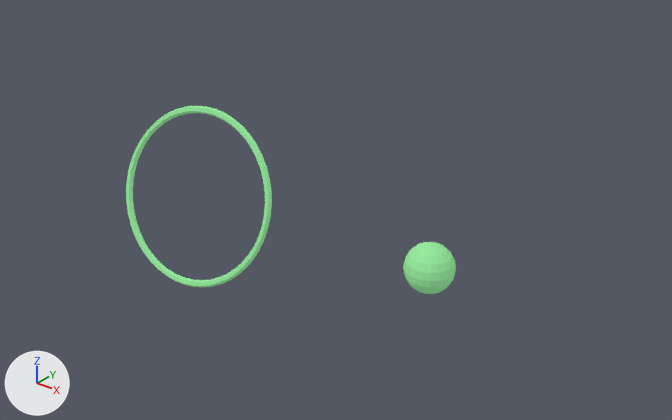
What one commit did to the FBX model art/exports/worlds/03_DragonBall/SkyPlanet_SkyPlanetBand.fbx.
Both versions are drawn from a camera (50 mm lens) standing at (419.0, -448.0, 319.0) and looking at (31.0, 36.0, 19.0). The lights are fixed; the arrows at lower left show +X, +Y and +Z. The older version comes first. Where no turn or scale is listed for an object, it has been applied to the vertices.

The scene before the commit, as lines of its bpy script (objects in view):
```python
me_skyplanetband_001 = bpy.data.meshes.new('SkyPlanetBand.001')
me_skyplanetband_001.from_pydata(...)  # 470 vertices, 488 faces; spans x -169.0..169.0, y -42.0..42.0, z -70.0..70.0
me_skyplanetband_001.materials.append(mat_db_skyplanetband)  # green #7fcf86, glowing green #8fd996
ob_skyplanetband_001 = bpy.data.objects.new('SkyPlanetBand.001', me_skyplanetband_001)
ob_skyplanetband_001.location = (0.0, 0.0, 0.0)
```
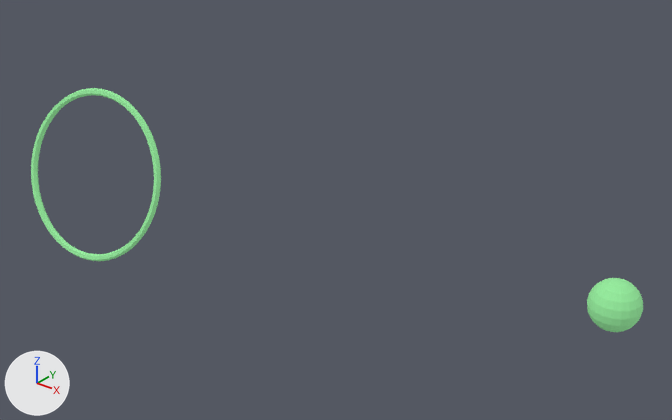
Changed parts and their boxes (x1, y1, x2, y2) in the pictures (672 x 420 px; the box of a moved part takes in the faces that stretch with it):
'SkyPlanetBand.001', reshaped (85% wider, 30% taller): before (126, 106, 456, 294); after (31, 88, 643, 332)
part 1 of me_skyplanetband_001, moved or reshaped: before (126, 106, 272, 287); after (31, 88, 161, 261)
part 2 of me_skyplanetband_001, moved or reshaped: before (403, 242, 456, 294); after (587, 278, 643, 332)

What changed in the scene script:
```text
Change me_skyplanetband_001:
    used by ob_skyplanetband_001; location = (0.0, 0.0, 0.0)
    remove me_skyplanetband_001.from_pydata(...)  # 470 vertices, 488 faces; spans x -169.0..169.0, y -42.0..42.0, z -70.0..70.0
    add me_skyplanetband_001.from_pydata(...)  # 470 vertices, 488 faces; spans x -269.0..269.0, y -37.0..37.0, z -70.0..70.0
    me_skyplanetband_001 part 1: the loose piece of 288 vertices spanning x -169.0..-24.0, y -13.0..42.0, z -70.0..70.0 is moved by (-100.0, -24.0, 0.0)
    me_skyplanetband_001 part 2: the loose piece of 182 vertices spanning x 137.0..169.0, y -42.0..-10.0, z 24.0..56.0 is moved by (100.0, 46.0, -10.0)
```
